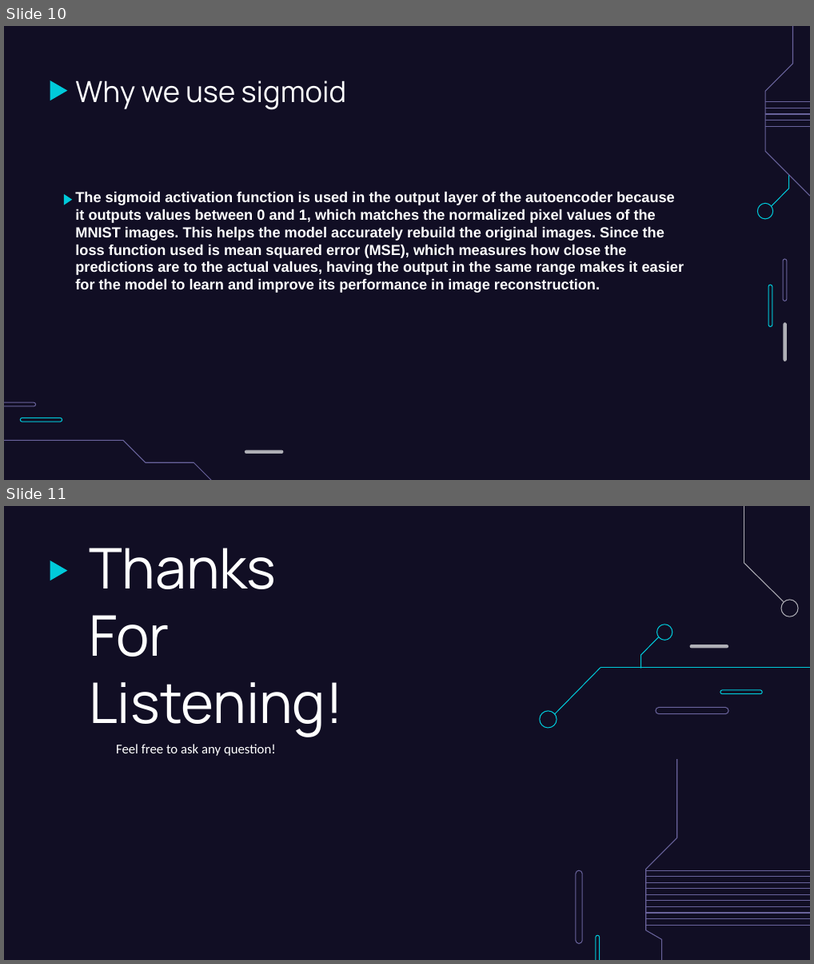
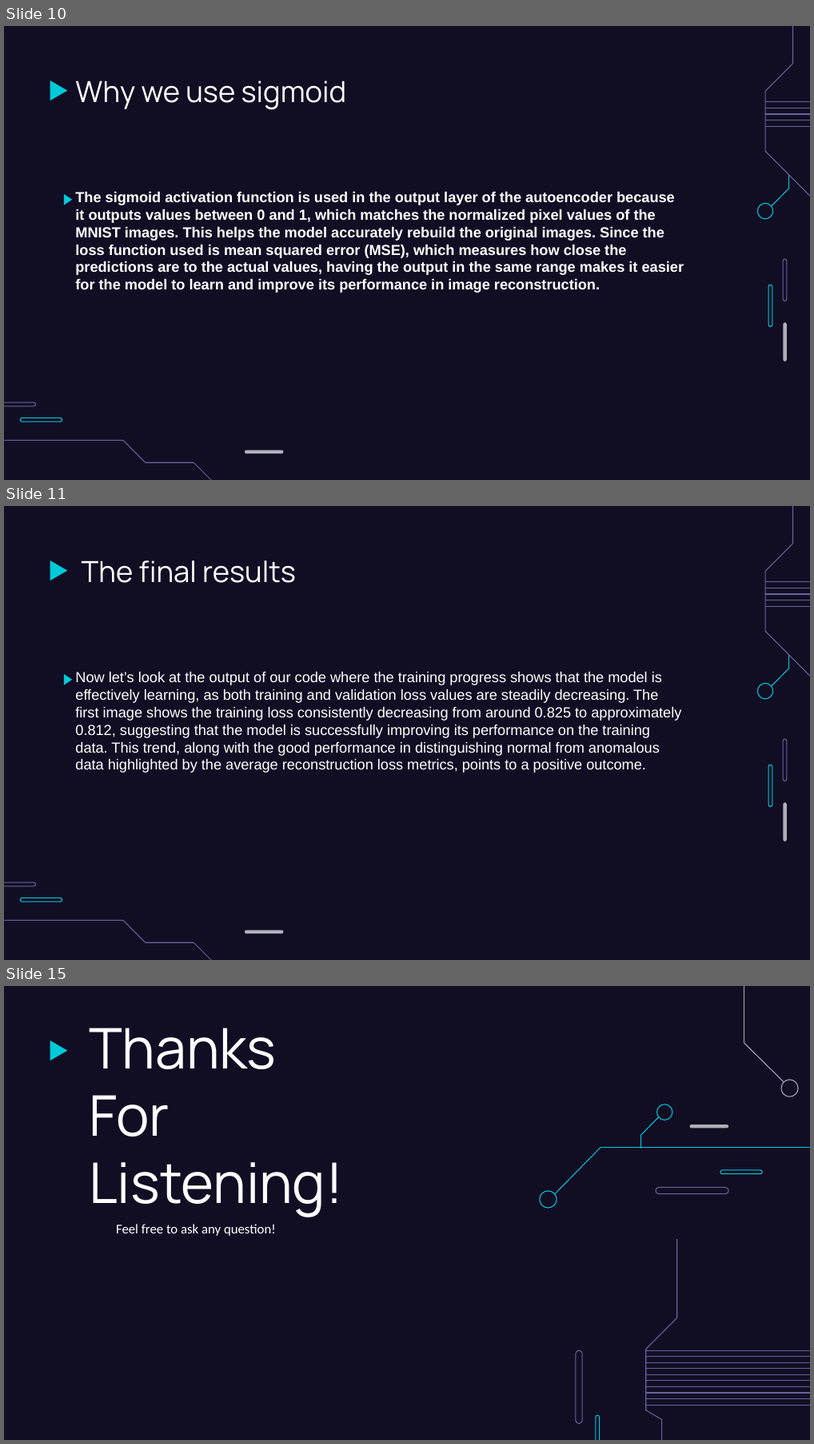
Before and after one commit to zahAdib/AutoEncoders-for-Anomaly-Detection, a slide deck: AutoEncoders.pptx. Shown one above the other, each under a label of ours: slides 10 and 11 before the commit, slides 10, 11 and 15 after it; the slides between them are not shown. The pictures are 814x964 and 814x1444 pixels, drawn with LibreOffice and Linux fonts; fonts in the diff are those of the drawing. Boxes give left, top, right and bottom in pixels: in the first picture for what was removed or moved away, otherwise in the second. Text is boxed around its words. In the diff, an @@ line names an element or a change of style, - is before the commit and + after.

```diff
--- a/AutoEncoders.pptx
+++ b/AutoEncoders.pptx
@@ slide 11 added at bbox=[4, 506, 810, 960], background #110E24; not listed: 16 template elements that a slide beside it also shows @@
@@ title added at bbox=[82, 560, 296, 583], 26 pt, text #FFFFFF @@
+The final results
@@ text added at bbox=[75, 671, 682, 772], 13 pt, text #FFFFFF @@
+Now let’s look at the output of our code where the training progress shows that the model is effectively learning, as both training and validation loss values are steadily decreasing. The first image shows the training loss consistently decreasing from around 0.825 to approximately 0.812, suggesting that the model is successfully improving its performance on the training data. This trend, along with the good performance in distinguishing normal from anomalous data highlighted by the average reconstruction loss metrics, points to a positive outcome.
@@ flow chart merge added at bbox=[65, 674, 73, 685], fill #00CADA @@
@@ what was slide 11 is now slide 15 @@
```
Also in this commit, not shown: 3 other slides added.
